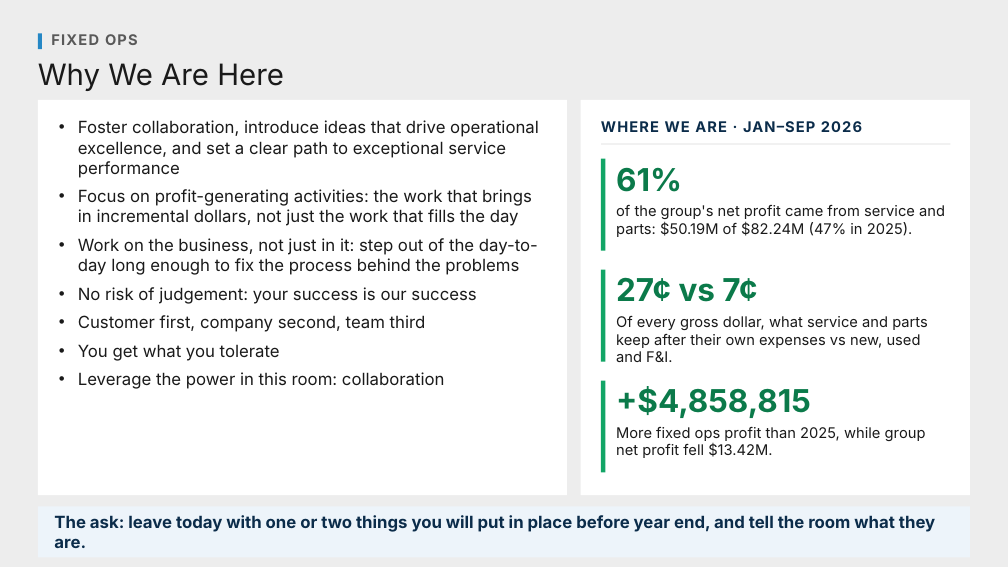
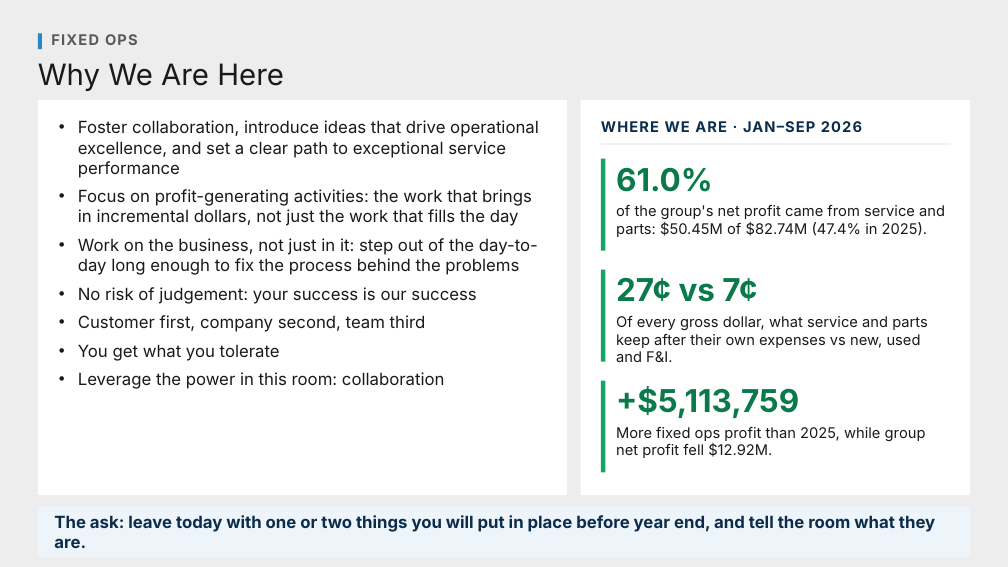
Before and after one commit to Ndresner/Noah, a slide deck: slide 1 of day2-deck/decks/Talking Points - Day 2.pptx. Drawn at 1008x567 pixels with LibreOffice and Linux fonts; fonts in the diff are those of the drawing. Boxes give left, top, right and bottom in pixels: in the first picture for what was removed or moved away, otherwise in the second. Text is boxed around its words. In the diff, an @@ line names an element or a change of style, - is before the commit and + after.

```diff
--- a/day2-deck/decks/Talking Points - Day 2.pptx
+++ b/day2-deck/decks/Talking Points - Day 2.pptx
@@ text at bbox=[616, 167, 713, 192]: text changed @@
-61%
+61.0%
@@ text at bbox=[616, 205, 945, 237]: text changed @@
-of the group's net profit came from service and parts: $50.19M of $82.24M (47% in 2025).
+of the group's net profit came from service and parts: $50.45M of $82.74M (47.4% in 2025).
@@ text at bbox=[616, 386, 799, 418]: text changed @@
-+$4,858,815
++$5,113,759
@@ text at bbox=[616, 427, 926, 458]: text changed @@
-More fixed ops profit than 2025, while group net profit fell $13.42M.
+More fixed ops profit than 2025, while group net profit fell $12.92M.
```
Also in this commit, not shown: 7 other files.
